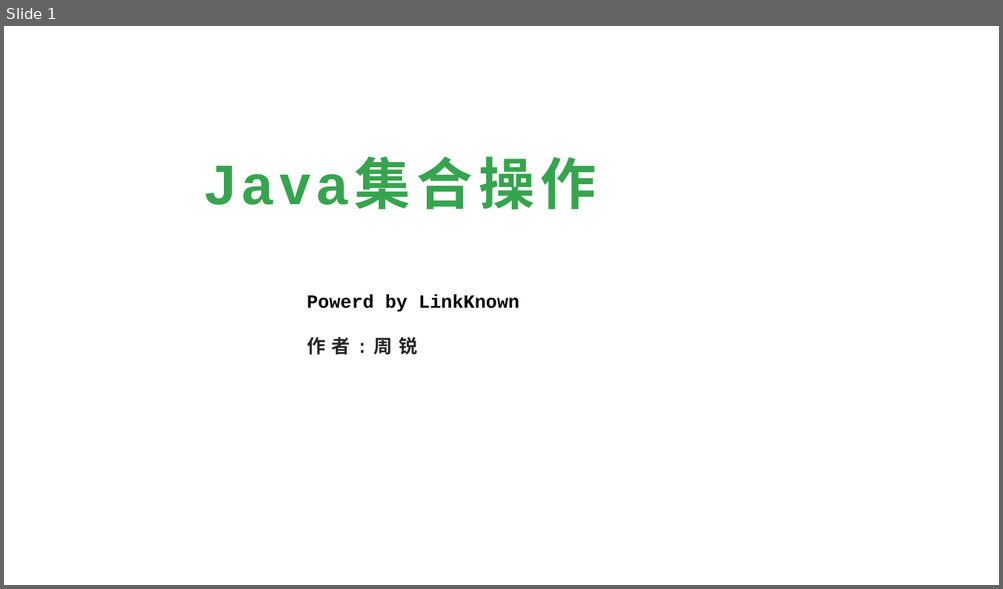
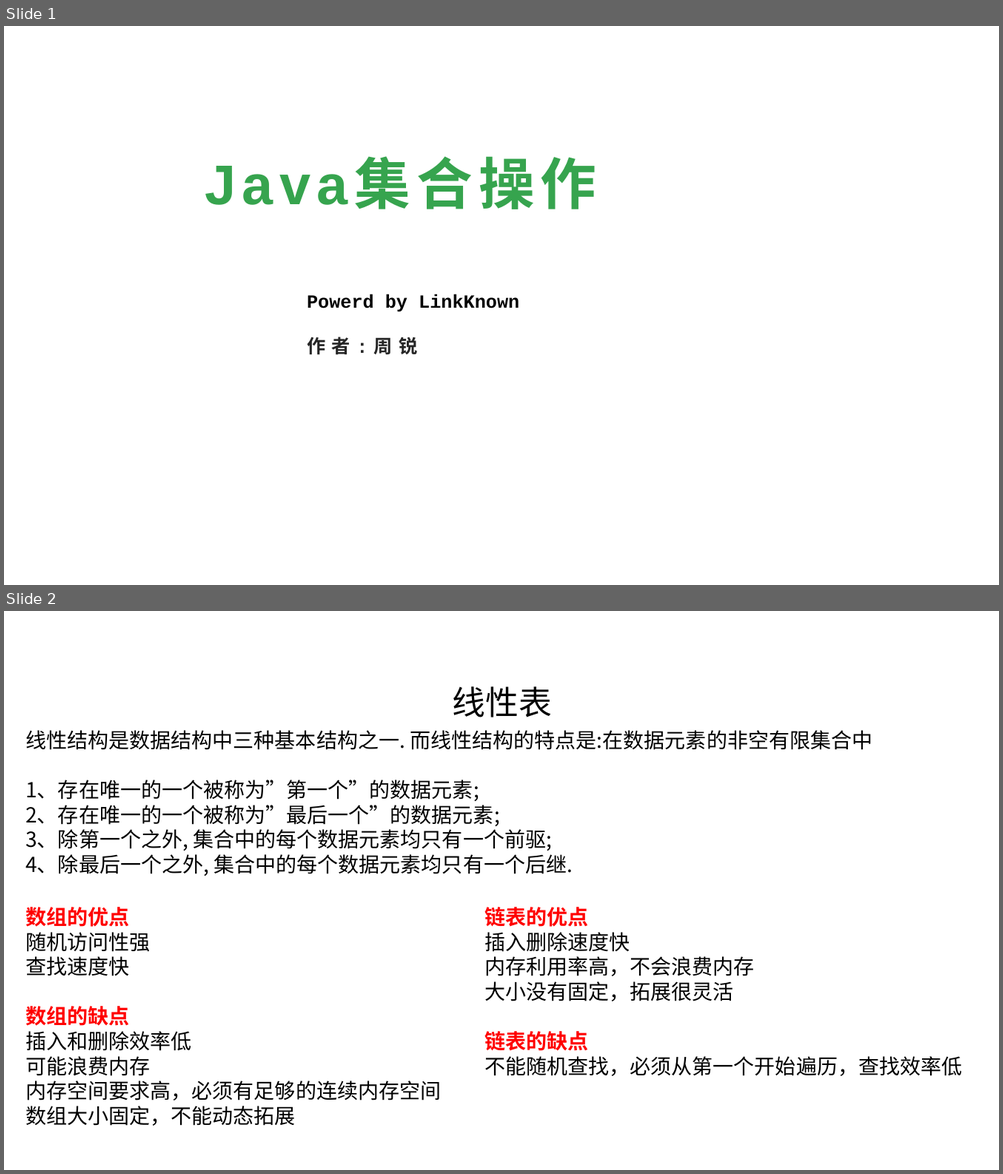
Before and after one commit to linkknown/PPT, a slide deck: 基础PPT/第7章：Java集合操作.pptx. Shown one above the other, each under a label of ours: slide 1 before the commit, slides 1 and 2 after it. The pictures are 1003x589 and 1003x1174 pixels, drawn with LibreOffice and Linux fonts; fonts in the diff are those of the drawing; background and template pictures are left out. Boxes give left, top, right and bottom in pixels: in the first picture for what was removed or moved away, otherwise in the second. Text is boxed around its words. In the diff, an @@ line names an element or a change of style, - is before the commit and + after.

```diff
--- a/基础PPT/第7章：Java集合操作.pptx
+++ b/基础PPT/第7章：Java集合操作.pptx
@@ slide 2 added at (x1=4, y1=611, x2=999, y2=1170), background picture (left out) @@
@@ text added at (x1=452, y1=686, x2=552, y2=718), 32 pt, text #000000 @@
+线性表
@@ text added at (x1=25, y1=730, x2=872, y2=876), 20 pt, text #000000 @@
+线性结构是数据结构中三种基本结构之一. 而线性结构的特点是:在数据元素的非空有限集合中
+1、存在唯一的一个被称为”第一个”的数据元素;
+2、存在唯一的一个被称为”最后一个”的数据元素;
+3、除第一个之外, 集合中的每个数据元素均只有一个前驱;
+4、除最后一个之外, 集合中的每个数据元素均只有一个后继.
@@ text added at (x1=25, y1=907, x2=441, y2=1126), 20 pt, text #000000 @@
+数组的优点
+随机访问性强
+查找速度快
+数组的缺点
+插入和删除效率低
+可能浪费内存
+内存空间要求高，必须有足够的连续内存空间
+数组大小固定，不能动态拓展
@@ text added at (x1=484, y1=907, x2=962, y2=1076), 20 pt, text #000000 @@
+链表的优点
+插入删除速度快
+内存利用率高，不会浪费内存
+大小没有固定，拓展很灵活
+链表的缺点
+不能随机查找，必须从第一个开始遍历，查找效率低
```
Also in this commit, not shown: 5 other slides added, 1 other file.
